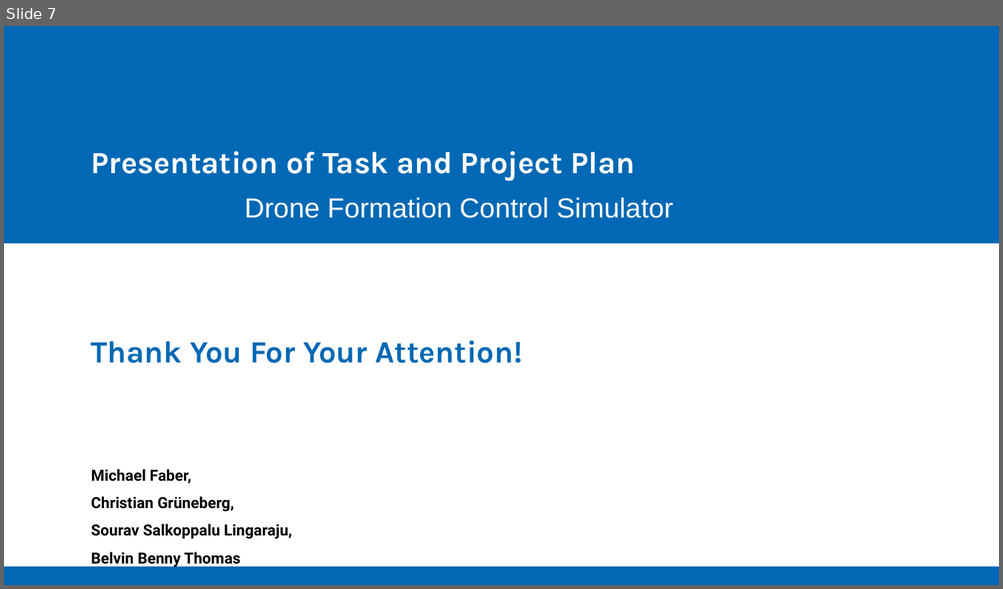
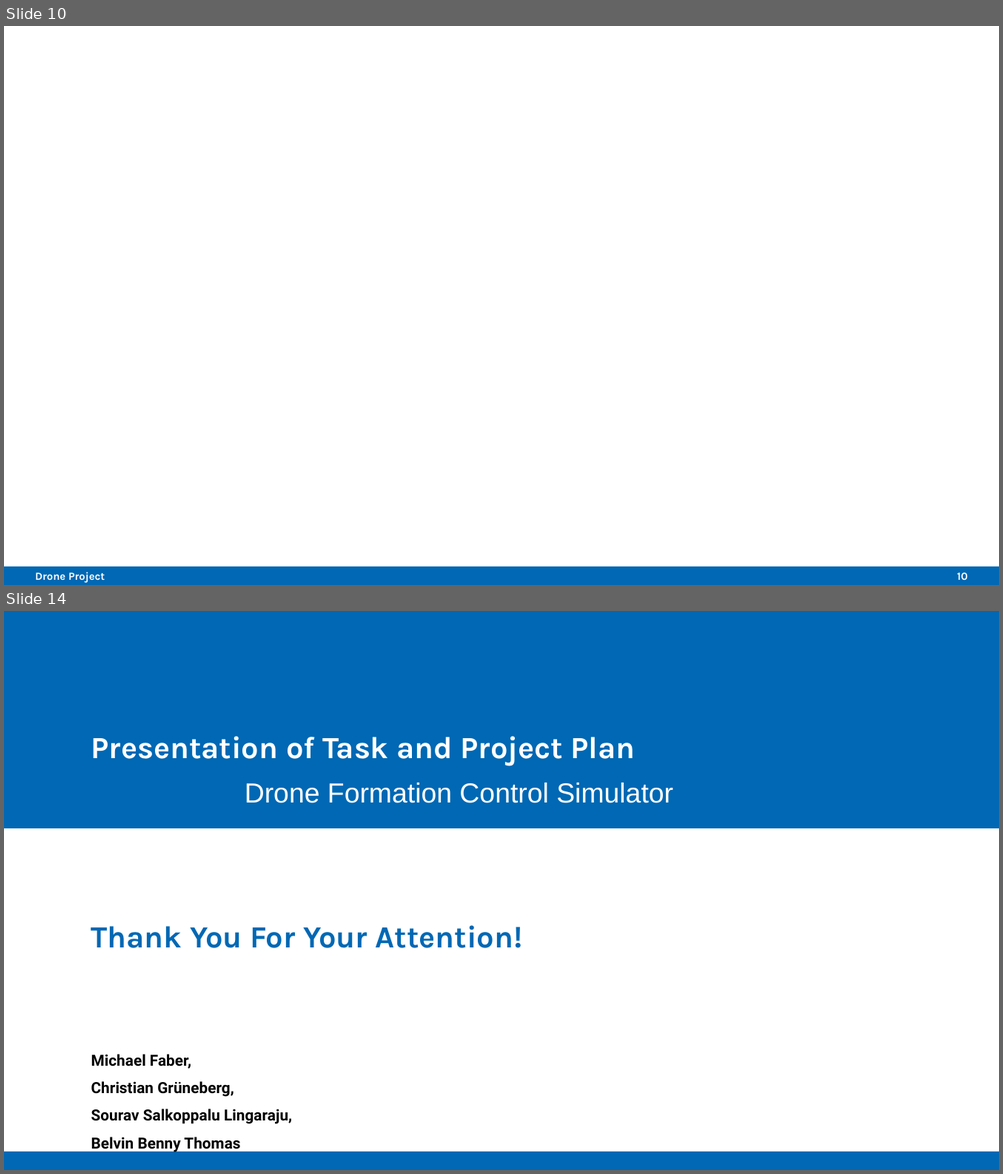
Before and after one commit to Belvin7/Drone_Project_personal-, a slide deck: AMS_Intermediate_Presentation.odp. Shown one above the other, each under a label of ours: slide 7 before the commit, slides 10 and 14 after it; the slides between them are not shown. The pictures are 1003x589 and 1003x1174 pixels, drawn with LibreOffice and Linux fonts; fonts in the diff are those of the drawing; background and template pictures are left out. Boxes give left, top, right and bottom in pixels: in the first picture for what was removed or moved away, otherwise in the second. Text is boxed around its words. In the diff, an @@ line names an element or a change of style, - is before the commit and + after.

```diff
--- a/AMS_Intermediate_Presentation.odp
+++ b/AMS_Intermediate_Presentation.odp
@@ slide 10 added at bbox=[4, 26, 999, 585], background #FFFFFF; not listed: 1 template element that a slide beside it also shows @@
@@ text added at bbox=[35, 572, 105, 583], 7.9 pt, text #FFFFFF, bold @@
+Drone Project
@@ page number added at bbox=[956, 573, 967, 580], 7.9 pt, text #FFFFFF, bold @@
+10
@@ what was slide 7 is now slide 14 @@
```
Also in this commit, not shown: 4 slides changed, 8 other slides added, 2 slides removed, 1 other file.
